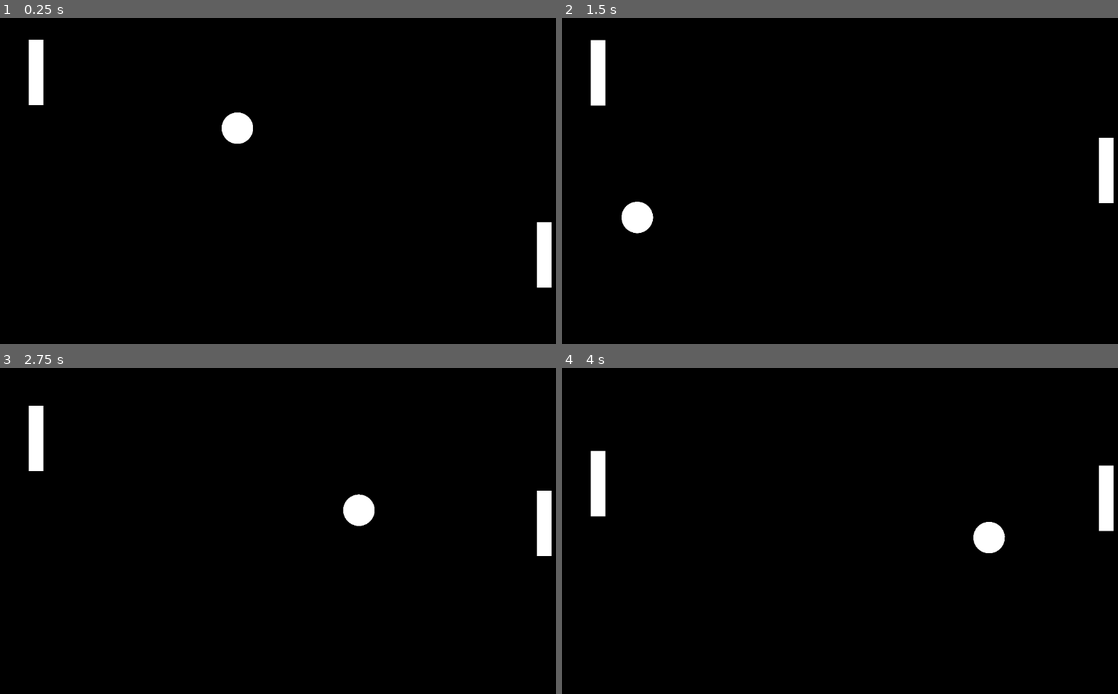
Above: before the commit, frames 1-4 (two rows, left to right).
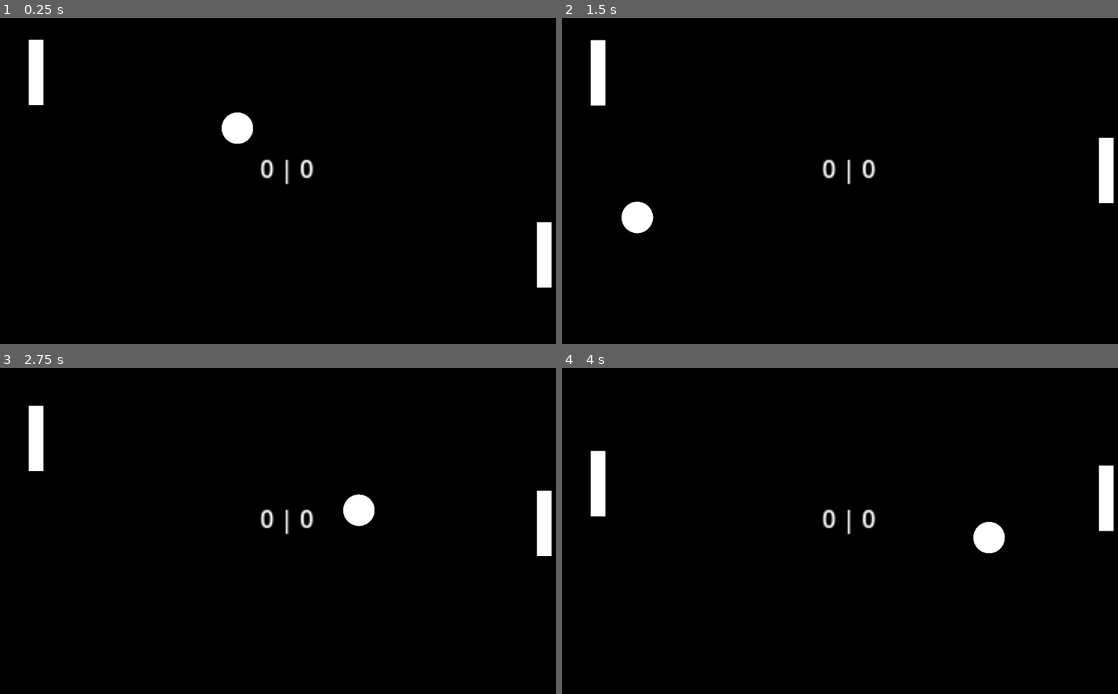
Above: after the commit, the same moments.

Repository: esotericenderman/godot-pong
Game: Godot game, scene res://scenes/pong.tscn
Same seed, same stepped clock (60 frames per second), same inputs: the game is played once before the commit and once after it.
Inputs:
- Up to frame 1 (0.25 s): no input
- Up to frame 2 (1.5 s): hold Up (ui_up) 0.53-1.28 s; hold Down (ui_down) from 1.28 s (still down)
- Up to frame 3 (2.75 s): release Down (ui_down) at 2.03 s; hold Up (ui_up) from 2.03 s (still down)
- Up to frame 4 (4 s): release Up (ui_up) at 3.53 s; hold Down (ui_down) from 3.53 s (still down)

The runs differ from the first frame. In frame 1, 0.3% of the frame differs, in the area x 46-57%, y 43-52%; in frame 2, 0.3%; in frame 3, 0.3%; in frame 4, 0.3%.

Commit message:
Add score text

Diff:
--- a/scenes/pong.tscn
+++ b/scenes/pong.tscn
@@ -1,9 +1,10 @@
-[gd_scene load_steps=16 format=3 uid="uid://c8vfpraselkm2"]
+[gd_scene load_steps=17 format=3 uid="uid://c8vfpraselkm2"]
 
 [ext_resource type="Texture2D" uid="uid://c6cpuw5dpokh6" path="res://assets/images/game/background.svg" id="1_rohbh"]
 [ext_resource type="Script" path="res://scripts/ball.gd" id="2_02qod"]
 [ext_resource type="Texture2D" uid="uid://deqoeg5tolbnn" path="res://assets/images/game/pong/ball.svg" id="3_avyfs"]
 [ext_resource type="Script" path="res://scripts/paddle.gd" id="4_x4vja"]
+[ext_resource type="Script" path="res://scripts/score.gd" id="5_8fmgm"]
 
 [sub_resource type="PhysicsMaterial" id="PhysicsMaterial_enhog"]
 friction = 0.0
@@ -138,3 +139,10 @@
 [node name="Collision" type="CollisionShape2D" parent="LeftWall"]
 scale = Vector2(7.2, 7.2)
 shape = SubResource("RectangleShape2D_uqc1y")
+
+[node name="Score" type="RichTextLabel" parent="."]
+offset_right = 40.0
+offset_bottom = 40.0
+scale = Vector2(3, 3)
+text = "0 | 0"
+script = ExtResource("5_8fmgm")
--- a/scripts/paddle.gd
+++ b/scripts/paddle.gd
@@ -42,8 +42,6 @@
 
 	var is_computer = get_meta("computer")
 
-	print("Paddle is computer: " + str(is_computer))
-
 	if (is_computer):
 		computer_move()
 		return
--- /dev/null
+++ b/scripts/score.gd
@@ -0,0 +1,23 @@
+extends RichTextLabel
+
+
+func _ready() -> void:
+	var parent = get_parent().get_node("Background") as Sprite2D
+
+	var width = parent.texture.get_size().x * parent.scale.x
+	var height = parent.texture.get_size().y * parent.scale.x
+
+	print("Background width: " + str(width))
+	print("Background height: " + str(height))
+
+	var self_width = self.size.x * self.scale.x
+	var self_height = self.size.y * self.scale.y
+
+	print("Width of self: " + str(self_width))
+	print("Height of self: " + str(self_height))
+
+	self.position = Vector2((width - self_width) / 2, (height - self_height) / 2)
+
+
+func _process(delta: float) -> void:
+	pass
